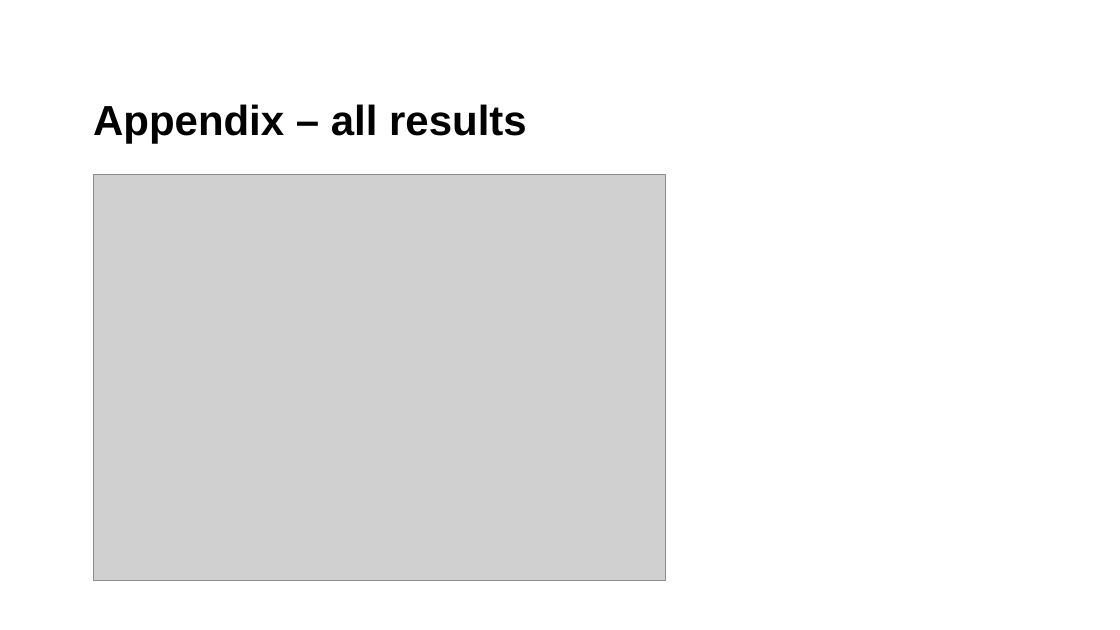
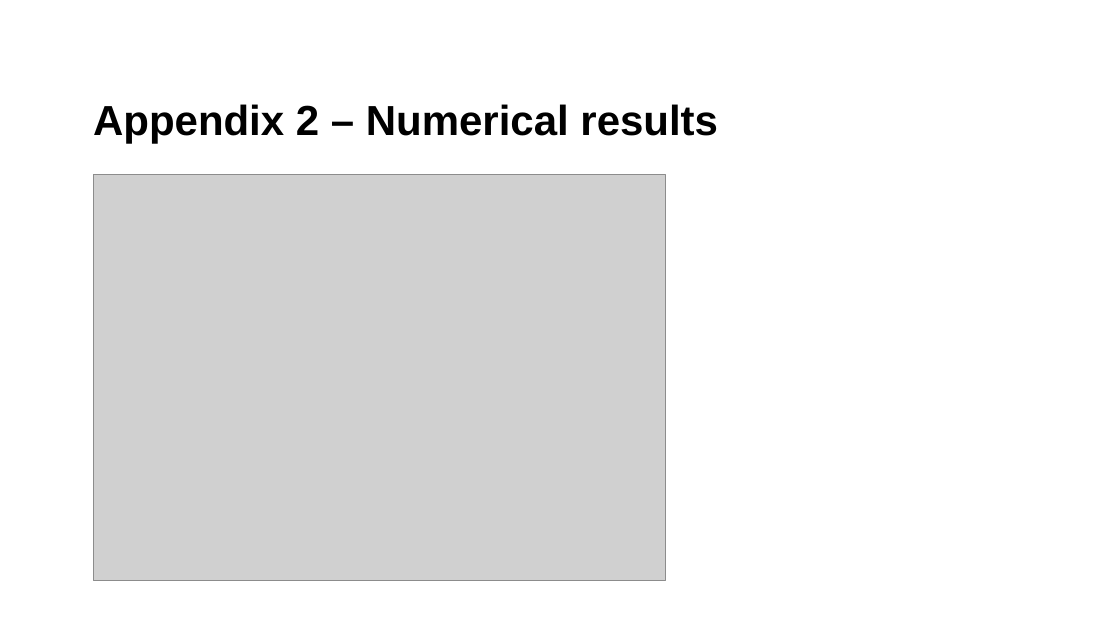
Before and after one commit to MikkelVembye/SRMA-SIG-presentation, a slide deck: slide 15 of SRMA SIG presentation 2024 .potx.pptx (slide 14 before the commit). Drawn at 1120x630 pixels with LibreOffice and Linux fonts; fonts in the diff are those of the drawing; grey boxes stand for pictures; background and template pictures are left out. Boxes give left, top, right and bottom in pixels: in the first picture for what was removed or moved away, otherwise in the second. Text is boxed around its words. In the diff, an @@ line names an element or a change of style, - is before the commit and + after.

```diff
--- a/SRMA SIG presentation 2024 .potx.pptx
+++ b/SRMA SIG presentation 2024 .potx.pptx
@@ title at <box>93,104,718,143</box>: text changed @@
-Appendix – all results
+Appendix 2 – Numerical results
```
Also in this commit, not shown: 8 other slides changed, 2 slides added, 1 slide removed.
